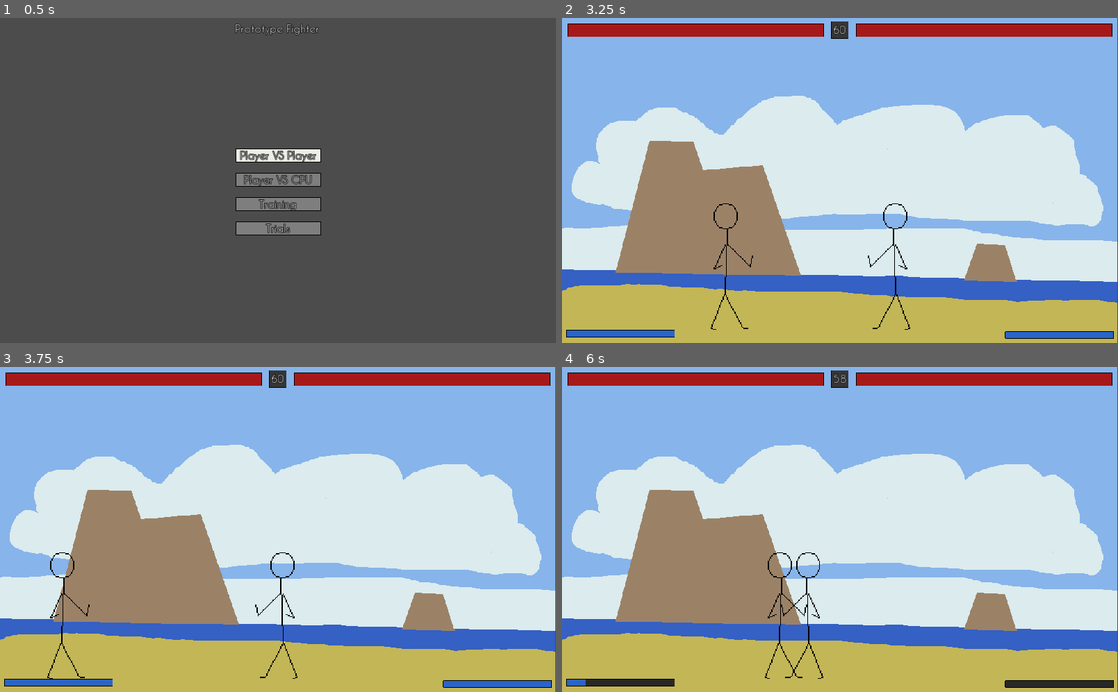
Above: before the commit, frames 1-4 (two rows, left to right).
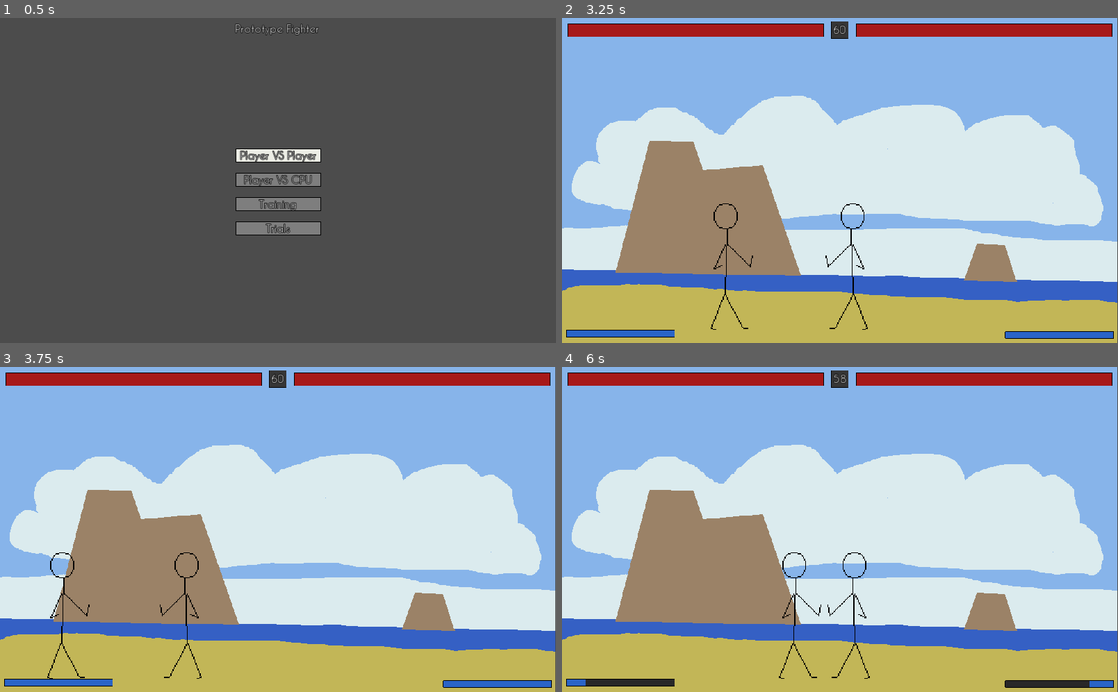
Above: after the commit, the same moments.

Repository: LukeSSJ/MiniFighter
Game: Godot game, scene res://menu/Menu.tscn
Same seed, same stepped clock (60 frames per second), same inputs: the game is played once before the commit and once after it.
Inputs:
- Up to frame 1 (0.5 s): no input
- Up to frame 2 (3.25 s): click "Player VS CPU" at 0.5 s; tap Enter at 1.25 s; hold Up 1.28-2.78 s; tap F at 1.35 s; tap A (ui_accept) at 1.52, 2, 2.27 s; tap E at 2.1 s; hold Left (keyboard_left) from 2.78 s (still down); tap Z at 2.85 s
- Up to frame 3 (3.75 s): keep holding Left (keyboard_left); tap Q at 3.6 s
- Up to frame 4 (6 s): tap A (ui_accept) at 3.77, 4.52, 5.27 s; release Left (keyboard_left) at 4.28 s; hold Down 4.28-5.03 s; tap F at 4.35 s; tap S (ui_cancel) at 4.9 s; hold Right (keyboard_right) 5.03-5.78 s; tap E at 5.1 s; hold Up from 5.78 s (still down); tap Z at 5.85 s

Frame 1 is identical in both runs. In frame 2, 0.3% of the frame differs, in the area x 47-63%, y 57-96%; in frame 3, 0.3%; in frame 4, 0.7%, in the area x 36-100%, y 57-99%.

Commit message:
Back on character selection + Eyepatch portrait

Diff:
--- /dev/null
+++ b/character/Shoto.tscn
@@ -0,0 +1,5 @@
+[gd_scene load_steps=2 format=2]
+
+[ext_resource path="res://character/Character.tscn" type="PackedScene" id=1]
+
+[node name="Shoto" instance=ExtResource( 1 )]
--- a/menu/CharacterSelect.gd
+++ b/menu/CharacterSelect.gd
@@ -16,3 +16,7 @@
 	players_ready += 1
 	if players_ready == player_count:
 		get_tree().change_scene("res://Main.tscn")
+
+func _unhandled_key_input(_event):
+	if Input.is_action_just_pressed("ui_cancel"):
+		get_tree().change_scene("res://menu/Menu.tscn")
--- a/menu/CharacterSelect.tscn
+++ b/menu/CharacterSelect.tscn
@@ -1,9 +1,11 @@
-[gd_scene load_steps=5 format=2]
+[gd_scene load_steps=7 format=2]
 
 [ext_resource path="res://theme/Default.tres" type="Theme" id=1]
 [ext_resource path="res://menu/CharacterSlot.tscn" type="PackedScene" id=2]
 [ext_resource path="res://menu/CharacterSelection.tscn" type="PackedScene" id=3]
 [ext_resource path="res://menu/CharacterSelect.gd" type="Script" id=4]
+[ext_resource path="res://ui/portrait2.png" type="Texture" id=5]
+[ext_resource path="res://ui/portrait1.png" type="Texture" id=6]
 
 [node name="CharacterSelect" type="Control"]
 anchor_right = 1.0
@@ -40,12 +42,14 @@
 columns = 2
 
 [node name="CharacterSlot" parent="Characters/Grid" instance=ExtResource( 2 )]
-character_name = "Character"
+character_name = "Shoto"
+portrait = ExtResource( 6 )
 
 [node name="CharacterSlot2" parent="Characters/Grid" instance=ExtResource( 2 )]
 margin_left = 84.0
 margin_right = 148.0
 character_name = "EyePatch"
+portrait = ExtResource( 5 )
 
 [node name="CharacterSelection" parent="Characters" instance=ExtResource( 3 )]
 modulate = Color( 0, 0.109804, 1, 1 )
--- a/menu/CharacterSlot.gd
+++ b/menu/CharacterSlot.gd
@@ -1,3 +1,7 @@
 extends MarginContainer
 
 export var character_name := ""
+export (Texture) var portrait
+
+func _ready():
+	$Portrait.texture = portrait
Binary file added: ui/portrait2.png
Not shown, added: ui/portrait2.png.import
